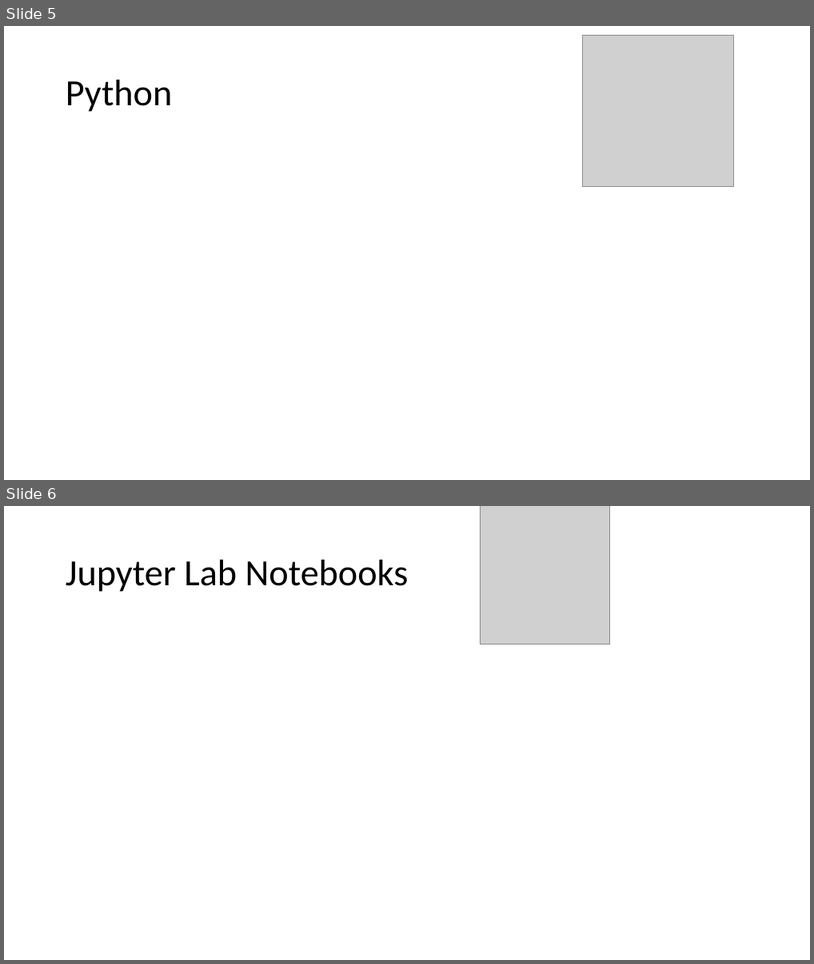
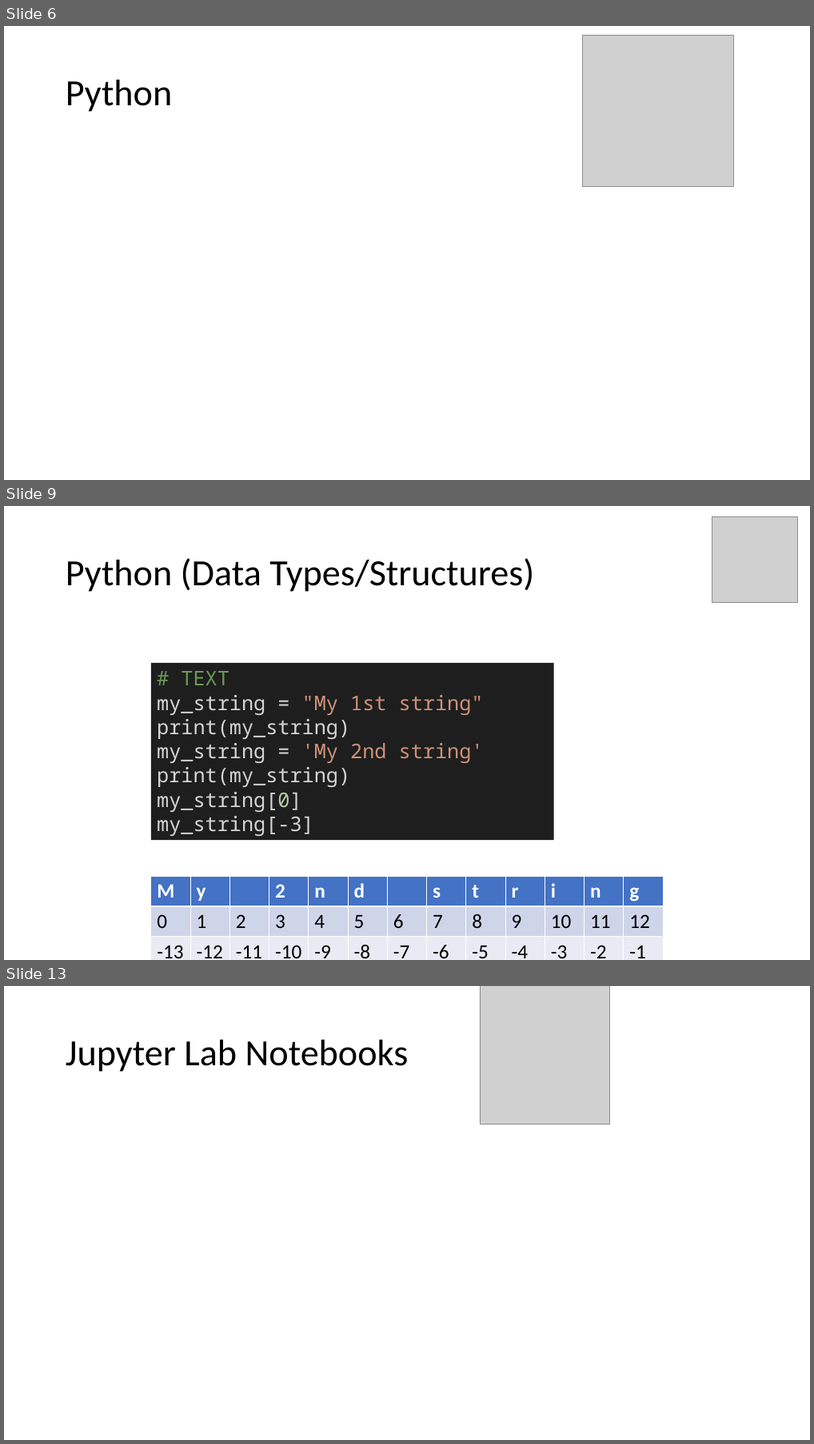
Before and after one commit to mathphysmx/teaching-ml, a slide deck: slides/01_softwareTutorial.pptx. Shown one above the other, each under a label of ours: slides 5 and 6 before the commit, slides 6, 9 and 13 after it; the slides between them are not shown. The pictures are 814x964 and 814x1444 pixels, drawn with LibreOffice and Linux fonts; fonts in the diff are those of the drawing; grey boxes stand for pictures. Boxes give left, top, right and bottom in pixels: in the first picture for what was removed or moved away, otherwise in the second. Text is boxed around its words. In the diff, an @@ line names an element or a change of style, - is before the commit and + after.

Commit message:
python code added

```diff
--- a/slides/01_softwareTutorial.pptx
+++ b/slides/01_softwareTutorial.pptx
@@ slide 9 added at <box>4,506,810,960</box>, background #FFFFFF @@
@@ picture added at <box>712,517,798,603</box> @@
@@ title added at <box>66,558,534,592</box>, 44 pt, text #000000 @@
+Python (Data Types/Structures)
@@ rectangle added at <box>151,663,554,840</box>, fill #1E1E1E, 24 pt, text #D4D4D4 @@
+# TEXT
+my_string = "My 1st string"
+print(my_string)
+my_string = 'My 2nd string'
+print(my_string)
+my_string[0]
+my_string[-3]
@@ table added at <box>151,876,662,960</box>, 3 rows, 13 columns @@
+M | y |  | 2 | n | d |  | s | t | r | i | n | g
+0 | 1 | 2 | 3 | 4 | 5 | 6 | 7 | 8 | 9 | 10 | 11 | 12
+-13 | -12 | -11 | -10 | -9 | -8 | -7 | -6 | -5 | -4 | -3 | -2 | -1
@@ what was slide 5 is now slide 6 @@
@@ what was slide 6 is now slide 13 @@
```
Also in this commit, not shown: 7 other slides added, 1 slide removed, 4 other files.
